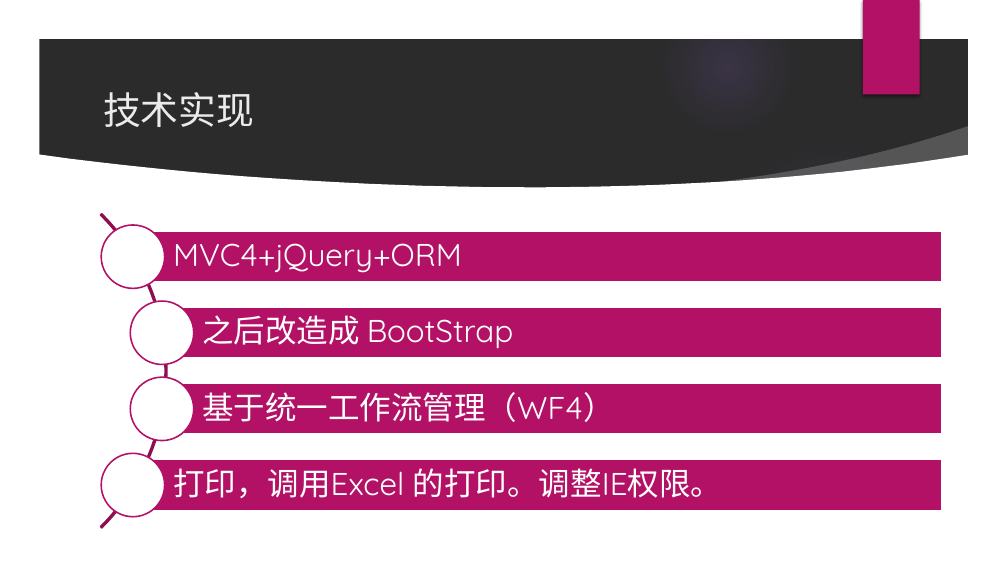
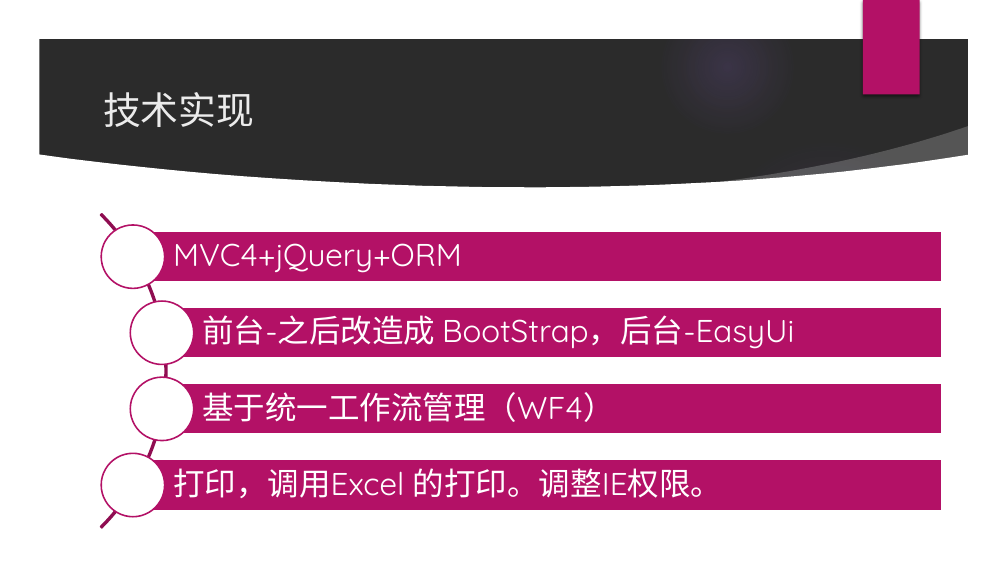
Before and after one commit to webvul/car8, a slide deck: slide 16 of 1需求设计/car8.pptx (slide 14 before the commit). Drawn at 1008x567 pixels with LibreOffice and Linux fonts; fonts in the diff are those of the drawing; background and template pictures are left out; a plain dark background stands for a picture behind light text. Boxes give left, top, right and bottom in pixels: in the first picture for what was removed or moved away, otherwise in the second. Text is boxed around its words. In the diff, an @@ line names an element or a change of style, - is before the commit and + after.

Commit message:
ppt

```diff
--- a/1需求设计/car8.pptx
+++ b/1需求设计/car8.pptx
@@ text at (x1=202, y1=315, x2=794, y2=349): text changed @@
-之后改造成 BootStrap
+前台-之后改造成 BootStrap，后台-EasyUi
```
Also in this commit, not shown: 3 other slides changed, 2 slides added.
